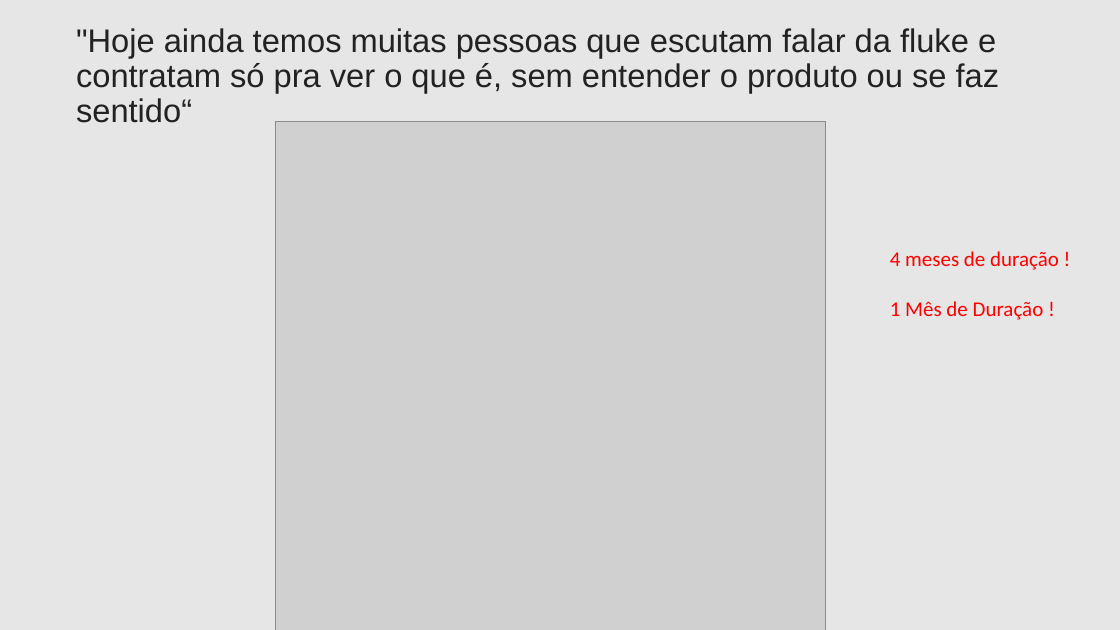
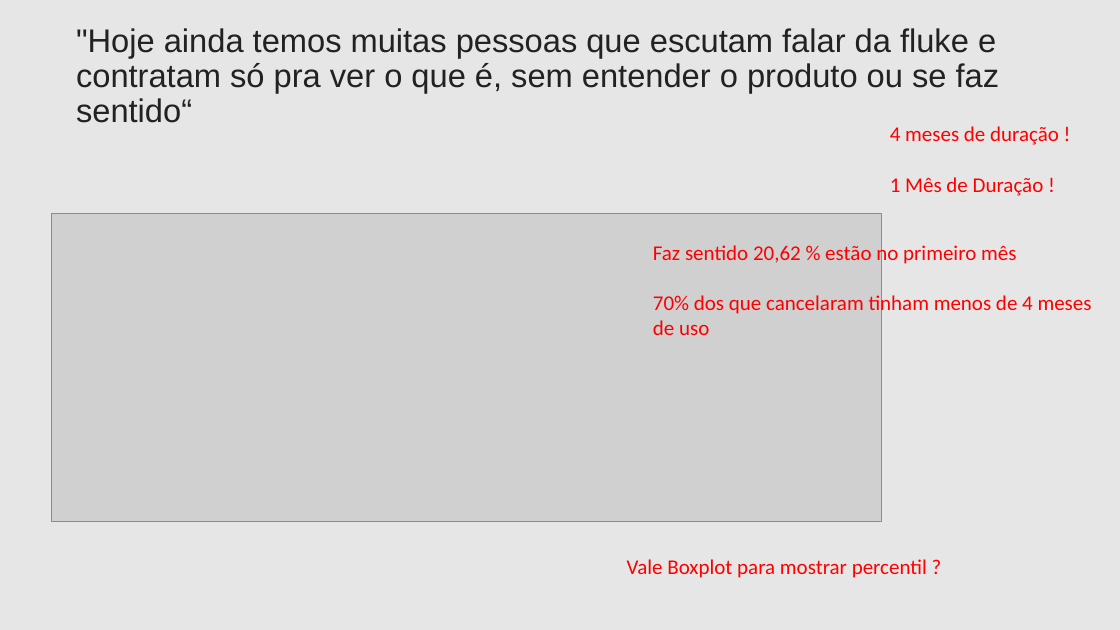
Before and after one commit to filipeaguiarrod/Fluke-Case, a slide deck: slide 6 of Churn_Case.pptx. Drawn at 1120x630 pixels with LibreOffice and Linux fonts; fonts in the diff are those of the drawing; grey boxes stand for pictures. Boxes give left, top, right and bottom in pixels: in the first picture for what was removed or moved away, otherwise in the second. Text is boxed around its words. In the diff, an @@ line names an element or a change of style, - is before the commit and + after.

```diff
--- a/Churn_Case.pptx
+++ b/Churn_Case.pptx
@@ text "4 meses de duração !": place and size @@
-text "4 meses de duração !" at (890, 251, 1059, 320)
+text "4 meses de duração !" at (890, 126, 1059, 196)
@@ picture removed at (276, 121, 826, 630) @@
@@ picture added at (51, 213, 882, 522) @@
@@ text added at (653, 242, 1092, 335), 18 pt, text #FF0000 @@
+Faz sentido 20,62 % estão no primeiro mês
+70% dos que cancelaram tinham menos de 4 meses
+de uso
@@ text added at (627, 559, 927, 578), 18 pt, text #FF0000 @@
+Vale Boxplot para mostrar percentil ?
```
Also in this commit, not shown: 2 other slides changed, 1 slide added, 3 other files.
